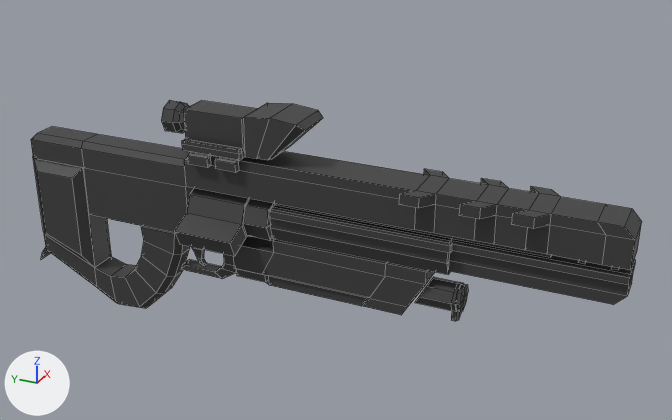
An edit to the FBX model UNITED GAME JAM/Assets/Assets/weapons_laserRifle.fbx, drawn before and after from the same camera.
Rendered twice from a 50 mm camera at (-2.91, -2.1, 1.82) aimed at (0.1, -0.74, 0.31). The axes (+X, +Y, +Z) are drawn at lower left. The lights are the same throughout. Mesh edges are drawn as thin lines. Where no turn or scale is listed for an object, it has been applied to the vertices.

In view in the first picture: 'laserRifle'.
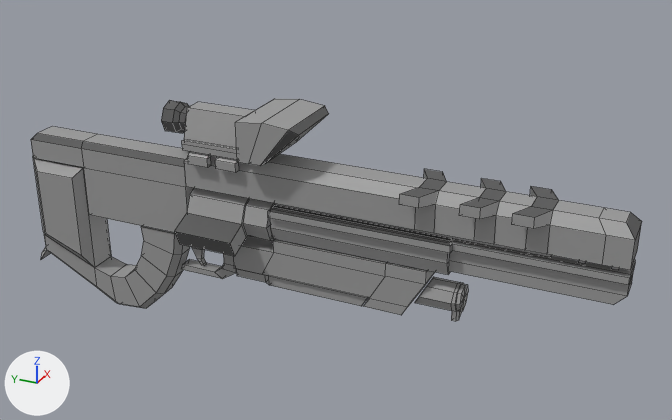
Changed parts and their boxes (x1, y1, x2, y2) in the pictures (672 x 420 px; the box of a moved part takes in the faces that stretch with it):
'laserRifle', reshaped, recoloured (black to grey)
    before: (31, 100, 642, 321)
    after: (31, 99, 642, 321)
part 1 of me_mesh, moved or reshaped
    before: (183, 100, 642, 240)
    after: (184, 99, 642, 240)
part 2 of me_mesh, recoloured (black to grey)
    both: (31, 126, 636, 321)
part 3 of me_mesh, recoloured
    both: (81, 100, 242, 256)
part 4 of me_mesh, recoloured (black to grey)
    both: (268, 205, 452, 246)
part 5 of me_mesh, recoloured
    both: (628, 222, 642, 293)
part 6 of me_mesh, recoloured
    both: (31, 133, 83, 149)

The change, as a list of edits to the scene's bpy script:
```text
Add mat_gunmetal_gray:
    mat_gunmetal_gray = principled_material('gunmetal_gray')
    mat_gunmetal_gray.base_color = (0.331, 0.331, 0.331)  # grey #9c9c9c
Add mat_gunmetal_blue:
    mat_gunmetal_blue = principled_material('gunmetal_blue')
    mat_gunmetal_blue.base_color = (0.0964, 0.0964, 0.0964)  # dark grey #575757
Change me_mesh:
    where me_mesh.from_pydata(...)  # 592 vertices, 576 faces; spans x -0.19..0.19, y -1.87..0.64, z -0.27..0.73
    used by ob_laserrifle; location = (0.0, 0.0, 0.0)
    me_mesh part 1: 42 of 592 vertices moved; they spanned x -0.09..0.09, y -1.84..-0.18, z 0.54..0.73 and now span x -0.15..0.15, y -1.84..-0.18, z 0.54..0.73; mean shift (0.0, 0.0, 0.0); largest move (0.09, -0.56, 0.56) -> (0.15, -0.56, 0.56)
    me_mesh part 2: 503 of the faces centred in x -0.13..0.13, y -1.87..0.64, z -0.27..0.72 switch from mat_black (black #3e3e3e) to mat_gunmetal_gray (grey #9c9c9c)
    me_mesh part 3: 51 of the faces centred in x -0.18..0.18, y -0.69..0.08, z 0.21..0.7 switch from mat_black (black #3e3e3e) to mat_gunmetal_blue (dark grey #575757)
    me_mesh part 4: 14 of the faces centred in x -0.1..0.1, y -1.56..-0.9, z 0.36..0.54 switch from mat_black (black #3e3e3e) to mat_gunmetal_blue (dark grey #575757)
    me_mesh part 5: 5 of the faces centred in x 0.0, y -1.87..-1.85, z 0.25..0.52 switch from mat_black (black #3e3e3e) to mat_gunmetal_blue (dark grey #575757)
    me_mesh part 6: 3 of the faces centred in x -0.06..0.06, y 0.45..0.58, z 0.47 switch from mat_black (black #3e3e3e) to mat_gunmetal_blue (dark grey #575757)
```
